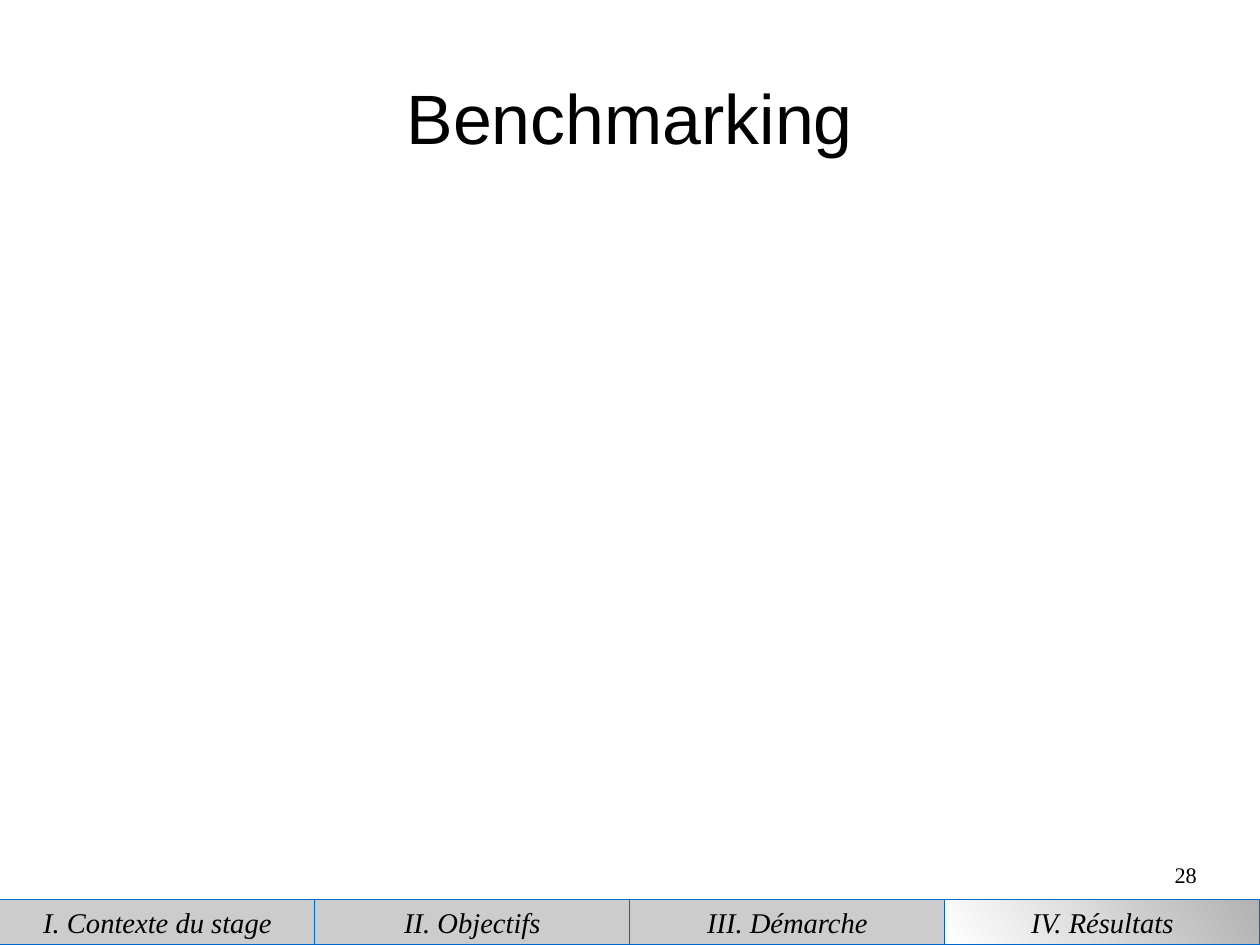
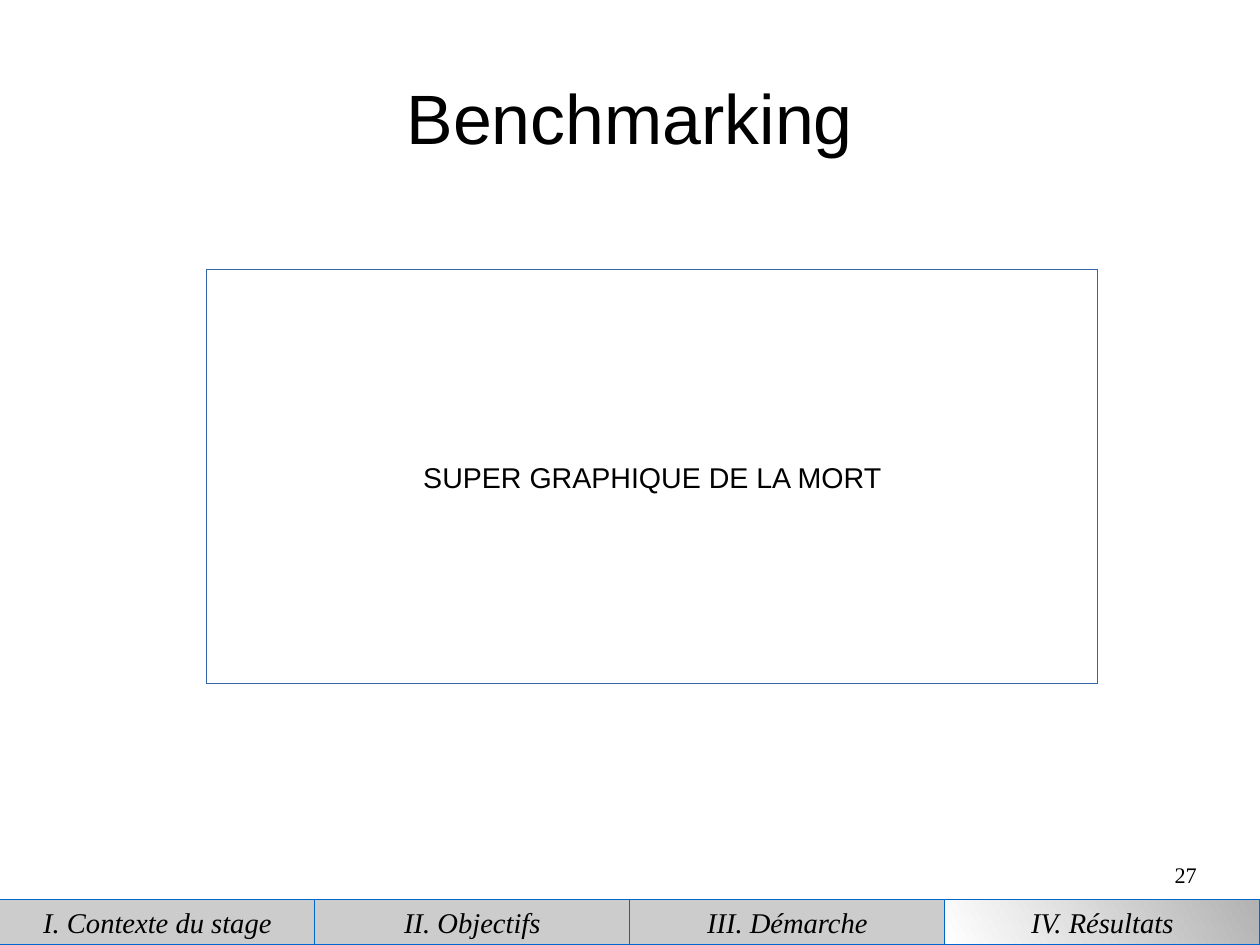
Before and after one commit to piatf/Report-2016-interniship-BioMedIA, a slide deck: slide 27 of presentation.odp (slide 28 before the commit). Drawn at 1260x945 pixels with LibreOffice and Linux fonts; fonts in the diff are those of the drawing. Boxes give left, top, right and bottom in pixels: in the first picture for what was removed or moved away, otherwise in the second. Text is boxed around its words. In the diff, an @@ line names an element or a change of style, - is before the commit and + after.

```diff
--- a/presentation.odp
+++ b/presentation.odp
@@ rectangle added at [207,270,1099,684], outline #3465A4 0 pt, 18 pt, text #000000 @@
+SUPER GRAPHIQUE DE LA MORT
@@ page number at [1175,868,1197,883]: text changed @@
-28
+27
```
Also in this commit, not shown: 9 other slides changed, 1 slide added, 2 slides removed.
